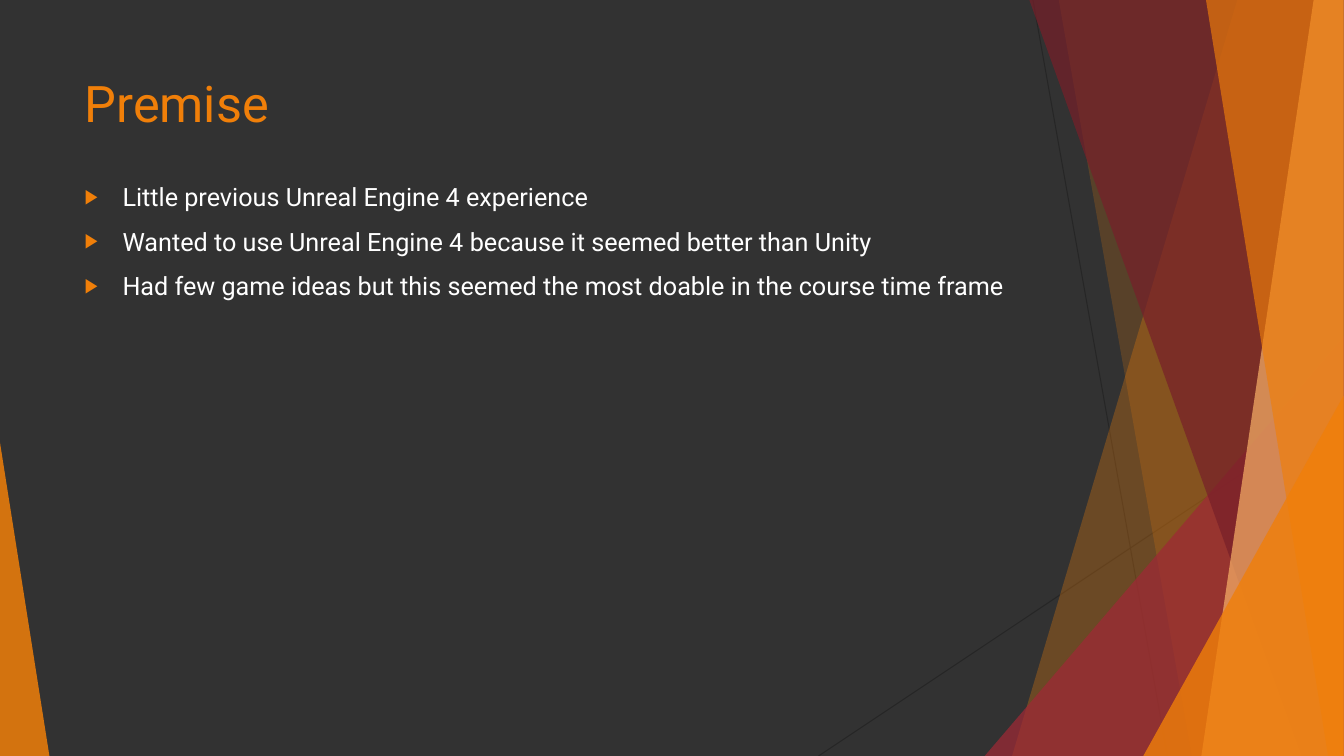
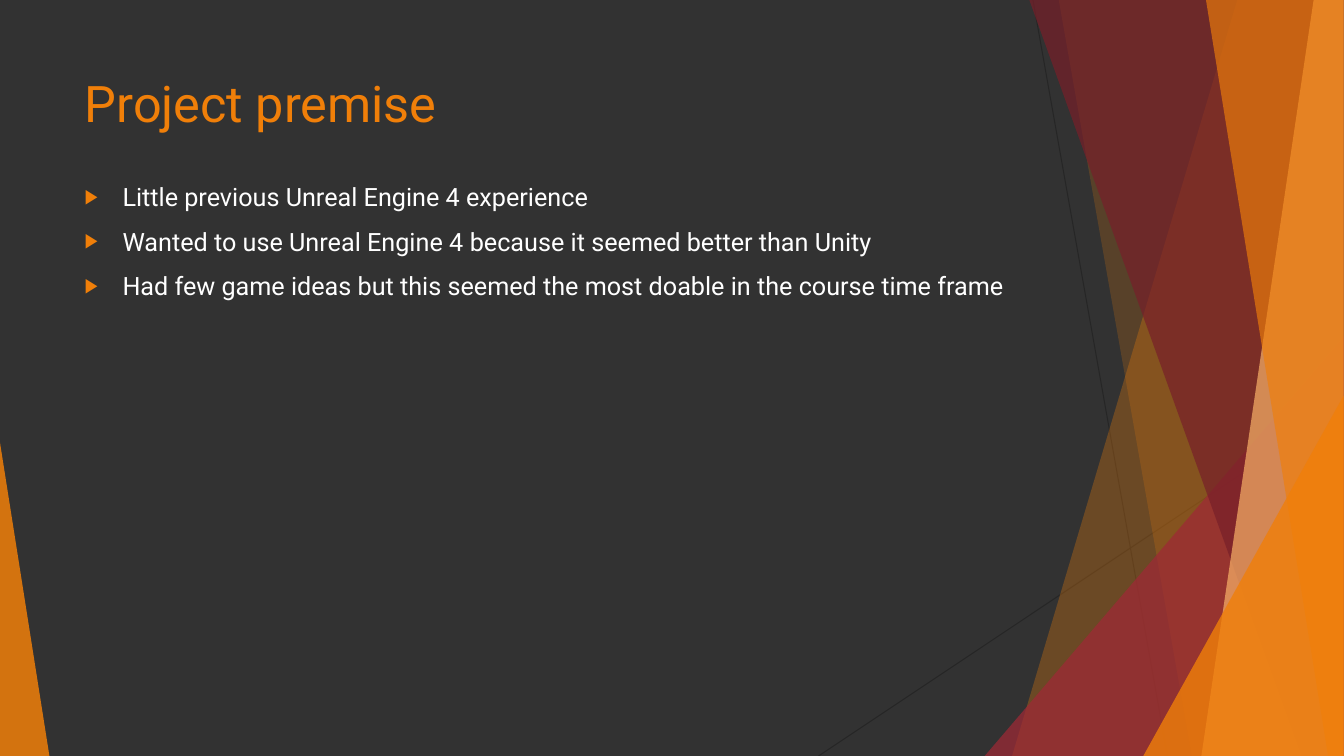
Before and after one commit to isurakka/game-programming-project, a slide deck: slide 10 of TopdownGame.pptx (slide 7 before the commit). Drawn at 1344x756 pixels with LibreOffice and Linux fonts; fonts in the diff are those of the drawing. Boxes give left, top, right and bottom in pixels: in the first picture for what was removed or moved away, otherwise in the second. Text is boxed around its words. In the diff, an @@ line names an element or a change of style, - is before the commit and + after.

```diff
--- a/TopdownGame.pptx
+++ b/TopdownGame.pptx
@@ title at (x1=85, y1=85, x2=437, y2=133): text changed @@
-Premise
+Project premise
```
Also in this commit, not shown: 4 other slides changed, 3 slides added.
